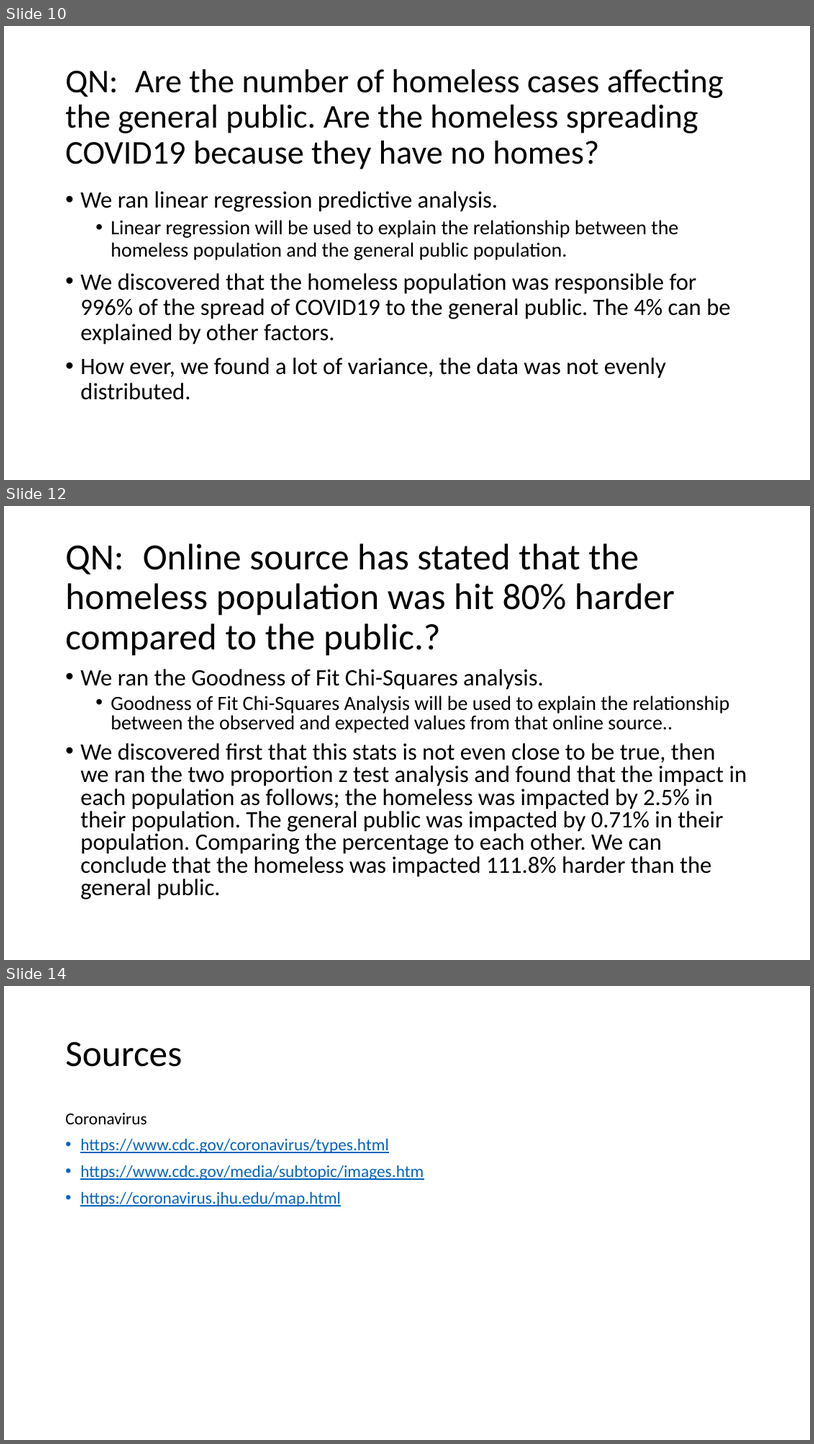
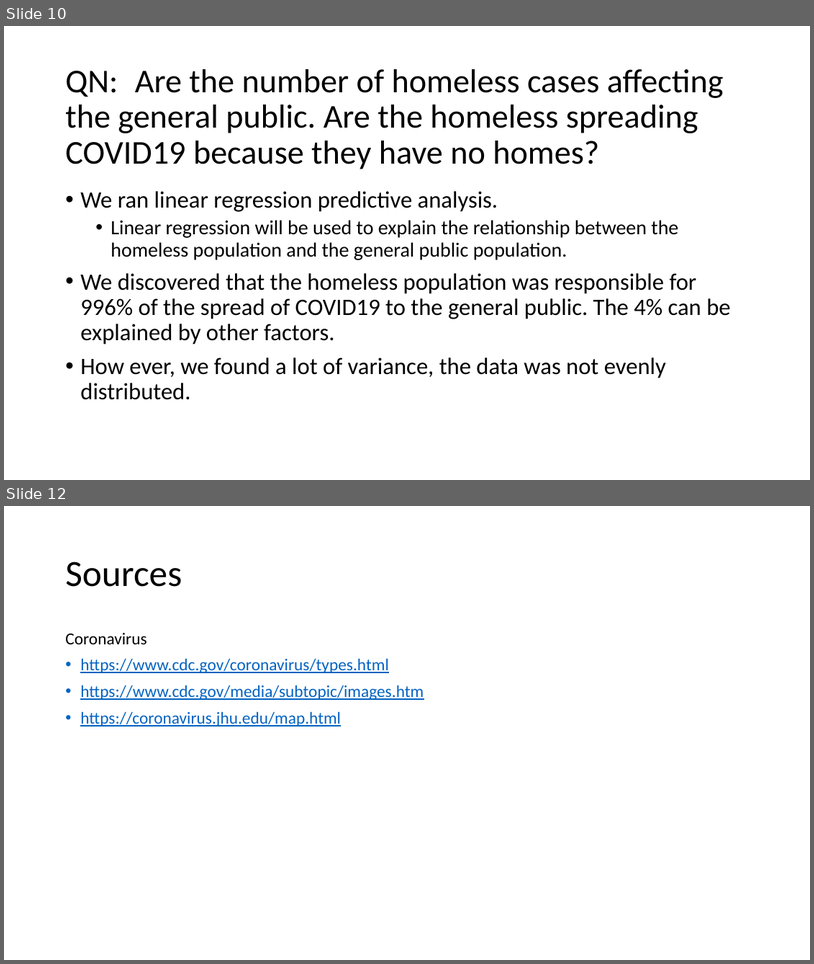
Before and after one commit to engmarkrezk/DFT_FinalProject, a slide deck: RecoverdDFTppt.pptx. Shown one above the other, each under a label of ours: slides 10, 12 and 14 before the commit, slides 10 and 12 after it; the slides between them are not shown. The pictures are 814x1444 and 814x964 pixels, drawn with LibreOffice and Linux fonts; fonts in the diff are those of the drawing. Boxes give left, top, right and bottom in pixels: in the first picture for what was removed or moved away, otherwise in the second. Text is boxed around its words. In the diff, an @@ line names an element or a change of style, - is before the commit and + after.

```diff
--- a/RecoverdDFTppt.pptx
+++ b/RecoverdDFTppt.pptx
@@ slide 12 removed at <box>4,506,810,960</box>, background #FFFFFF @@
@@ title removed at <box>65,543,675,656</box> @@
-QN: Online source has stated that the homeless population was hit 80% harder compared to the public.?
@@ text removed at <box>80,669,748,899</box> @@
-• We ran the Goodness of Fit Chi-Squares analysis.
-  • Goodness of Fit Chi-Squares Analysis will be used to explain the relationship between the observed and expected values from that online source..
-• We discovered first that this stats is not even close to be true, then we ran the two proportion z test analysis and found that the impact in each population as follows; the homeless was impacted by 2.5% in their population. The general public was impacted by 0.71% in their population. Comparing the percentage to each other. We can conclude that the homeless was impacted 111.8% harder than the general public.
@@ what was slide 14 is now slide 12 @@
```
Also in this commit, not shown: 1 other slide removed.
